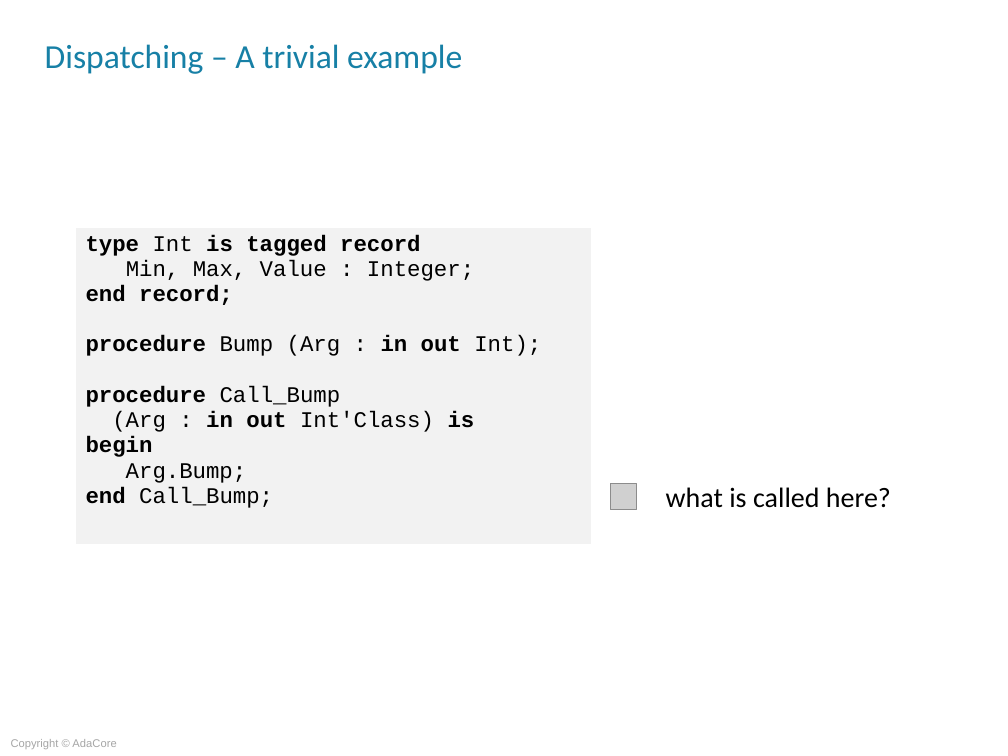
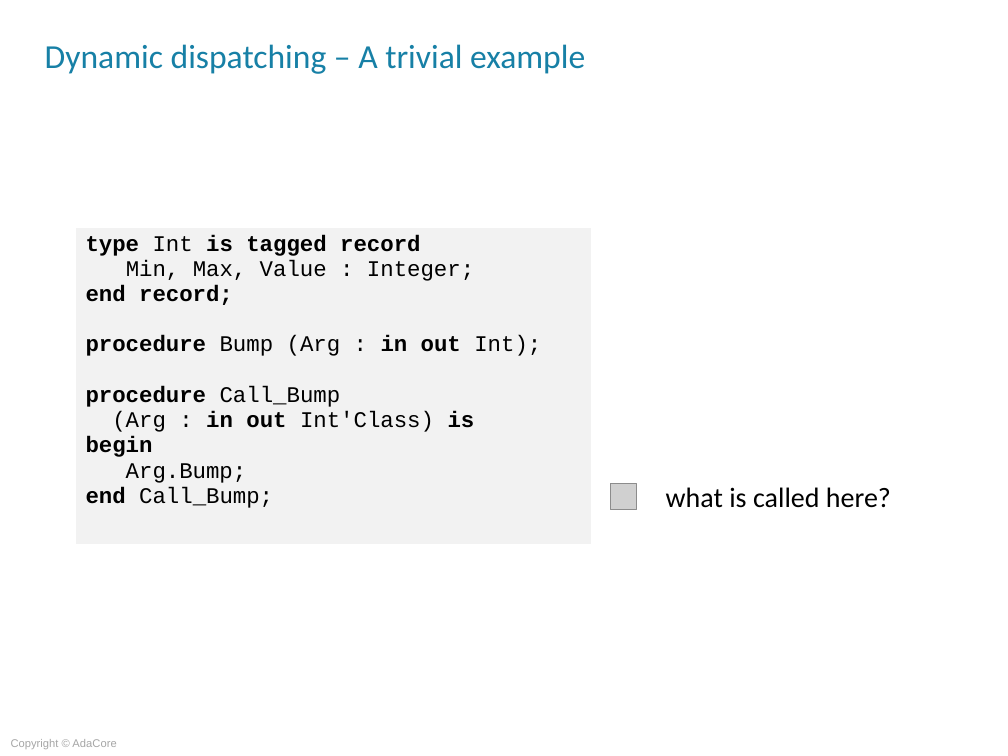
Before and after one commit to AdaCoreU/Courses, a slide deck: slide 7 of lectures/07_Advanced_SPARK/03_Object_Oriented_Programming/Slides/03_Object_Oriented_Programming.ppt. Drawn at 1008x756 pixels with LibreOffice and Linux fonts; fonts in the diff are those of the drawing; grey boxes stand for pictures; background and template pictures are left out. Boxes give left, top, right and bottom in pixels: in the first picture for what was removed or moved away, otherwise in the second. Text is boxed around its words. In the diff, an @@ line names an element or a change of style, - is before the commit and + after.

```diff
--- a/lectures/07_Advanced_SPARK/03_Object_Oriented_Programming/Slides/03_Object_Oriented_Programming.ppt
+++ b/lectures/07_Advanced_SPARK/03_Object_Oriented_Programming/Slides/03_Object_Oriented_Programming.ppt
@@ title at (45, 44, 585, 74): text changed @@
-Dispatching – A trivial example
+Dynamic dispatching – A trivial example
```
Also in this commit, not shown: 7 other slides changed.
